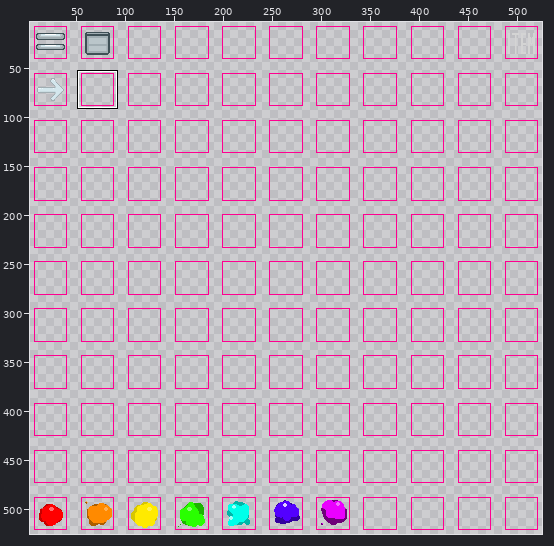
One commit to this pixel-art file: Assets/Sprites/UI/Info Hub UI/IH Page Icons.aseprite. The picture above shows the old version from afar; the outline marks the close-up.
Close-up. As it was:
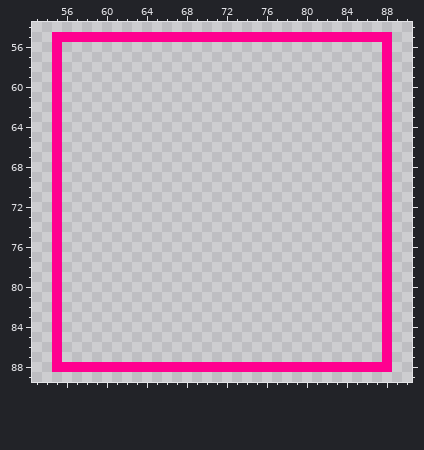
528x528 pixels, 1 frame. Colours within 5 levels of each other are drawn and written as one. Shown: x 53..90, y 54..89. The wide view leaves out empty margins.
After:
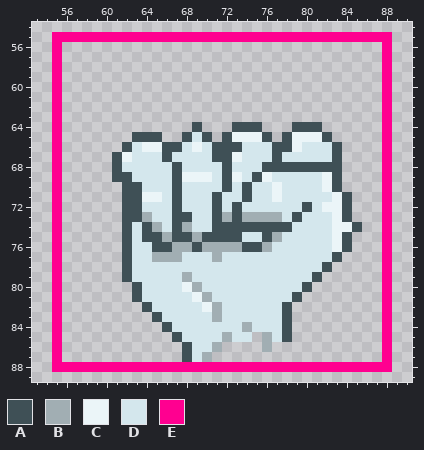
Palette (. is transparent): A #3f5056  B #a1aeb3  C #ebf5f8  D #d4e7ed  E #ff0090
Changes in this commit:
--- layer "Grid"
@@ x 53..90 @@
 63 ..E................................E..
-64 ..E................................E..
-65 ..E................................E..
-66 ..E................................E..
-67 ..E................................E..
-68 ..E................................E..
-69 ..E................................E..
-70 ..E................................E..
-71 ..E................................E..
-72 ..E................................E..
-73 ..E................................E..
-74 ..E................................E..
-75 ..E................................E..
-76 ..E................................E..
-77 ..E................................E..
-78 ..E................................E..
-79 ..E................................E..
-80 ..E................................E..
-81 ..E................................E..
-82 ..E................................E..
-83 ..E................................E..
-84 ..E................................E..
-85 ..E................................E..
-86 ..E................................E..
-87 ..E................................E..
+64 ..E.............A...AAA...AAA......E..
+65 ..E.......AAA..ADA.ACCCA.ACCCA.....E..
+66 ..E......ADCCAADCDAAADDDAACDDDA....E..
+67 ..E.....ACDDDADDDDAACDDDADDDDDA....E..
+68 ..E.....ADDDDDADDDDADDDAAAAAAAA....E..
+69 ..E.....AADDDDACCCDACDACDDDDDCA....E..
+70 ..E......AADDDADDDDADADDCDDDDCA....E..
+71 ..E......AACCDADDDADDADDCDDDDDCA...E..
+72 ..E......AADDDADDDADADDDDDDADCCA...E..
+73 ..E......AABDDAADDABABBBBDADDDCA...E..
+74 ..E......ADABDABDDAAAAAAAADDDDCCA..E..
+75 ..E......ADAABAABAAAADDABDDDDDCA...E..
+76 ..E......ADDAABBABBBBAABDDDDDDCA...E..
+77 ..E......ADDBBBDDDBDDDDDDDDDDDA....E..
+78 ..E......ADDDDDDDDDDDDDDDDDDDA.....E..
+79 ..E......ADDDDDBDDDDDDDDDDDDA......E..
+80 ..E.......ADDDDCBDDDDDDDDDDA.......E..
+81 ..E.......ADDDDDCBDDDDDDDDA........E..
+82 ..E........ADDDDDCBDDDDDDA.........E..
+83 ..E.........ADDDDDBDDDDDDA.........E..
+84 ..E..........ADDDDDDDBDDDA.........E..
+85 ..E...........ADDDDBDD.BDA.........E..
+86 ..E............ADDB....B...........E..
+87 ..E............ADB.................E..
 88 ..EEEEEEEEEEEEEEEEEEEEEEEEEEEEEEEEEE..
Boxes around the changes in both close-ups, in picture pixels (x1, y1, x2, y2):
added: (112, 122, 362, 362)
